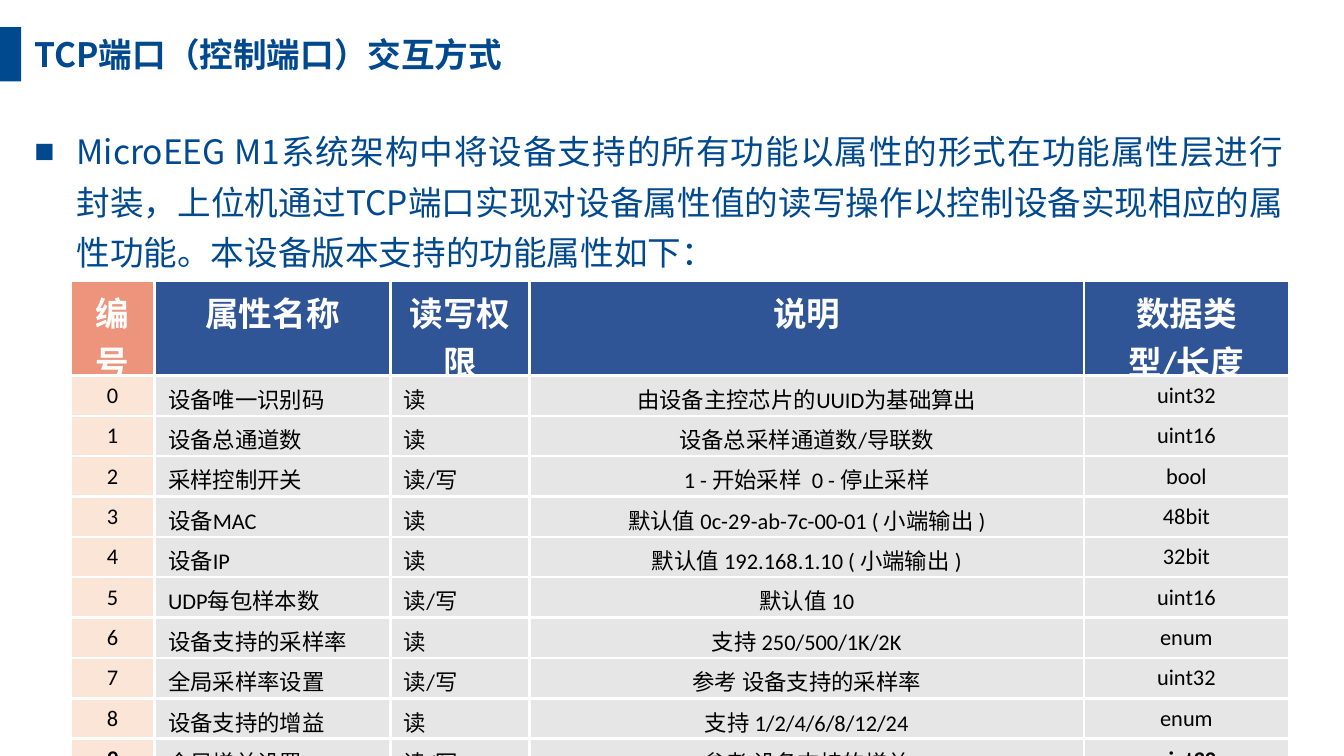
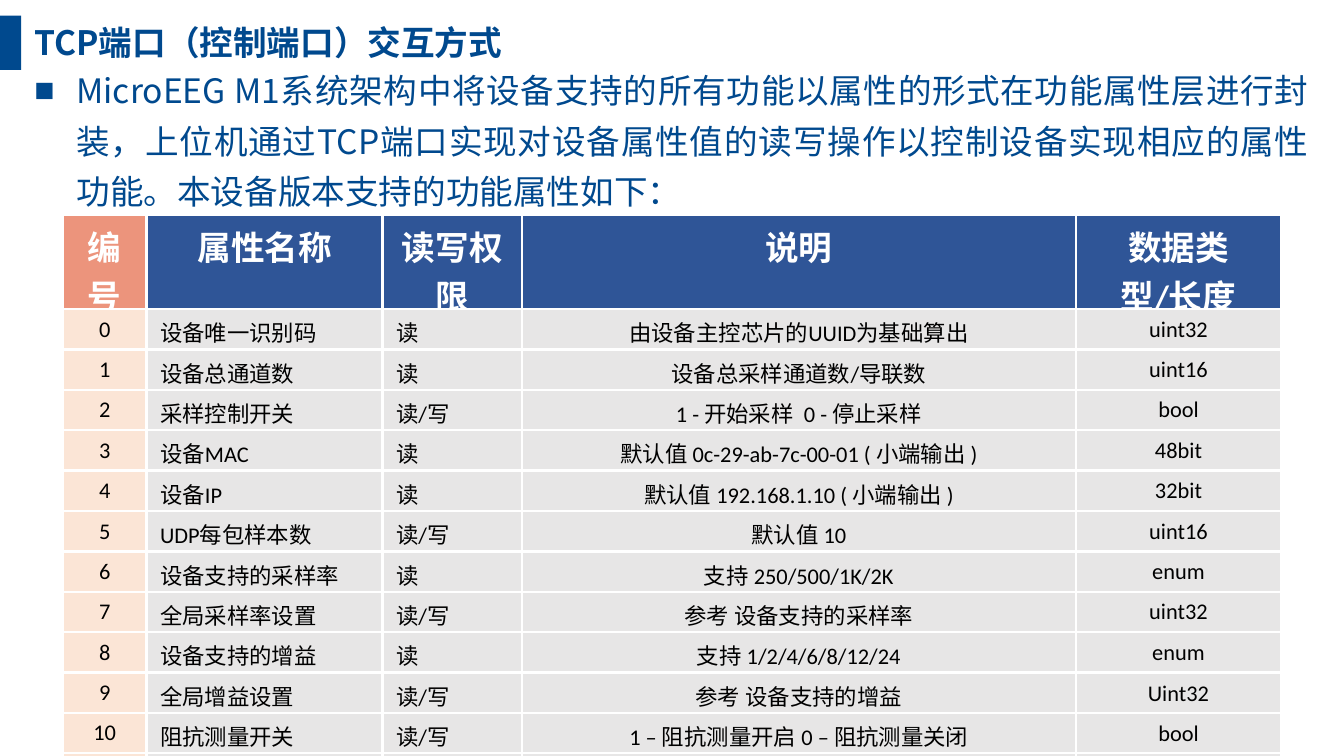
Before and after one commit to gjmsilly/MicroEEG, a slide deck: slide 4 of Info/MicroEEG以太网版通讯协议v1.4.pptx. Drawn at 1344x756 pixels with LibreOffice and Linux fonts; fonts in the diff are those of the drawing. Boxes give left, top, right and bottom in pixels: in the first picture for what was removed or moved away, otherwise in the second. Text is boxed around its words. In the diff, an @@ line names an element or a change of style, - is before the commit and + after.

Commit message:
[ADD] 阻抗测量 undone

```diff
--- a/Info/MicroEEG以太网版通讯协议v1.4.pptx
+++ b/Info/MicroEEG以太网版通讯协议v1.4.pptx
@@ rectangle: place and size @@
-rectangle at bbox=[0, 27, 22, 81]
+rectangle at bbox=[0, 16, 22, 70]
@@ text "TCP端口（控制端口）交互方式": place and size @@
-text "TCP端口（控制端口）交互方式" at bbox=[34, 38, 502, 71]
+text "TCP端口（控制端口）交互方式" at bbox=[34, 26, 502, 59]
@@ text "MicroEEG M1系统架构中将设备支持的所有功能以属性的形式在功能属性层进行封装，上位机通过TCP端口实现对设备属性 ..." rewrapped from bbox=[77, 138, 1284, 268] to bbox=[76, 77, 1308, 207] @@
@@ table at bbox=[63, 215, 1282, 751] @@
-row 11: 9 | 全局增益设置 | 读/写 | 参考 设备支持的增益 | uint32
+row 11: 9 | 全局增益设置 | 读/写 | 参考 设备支持的增益 | Uint32
+row 12: 10 | 阻抗测量开关 | 读/写 | 1 – 阻抗测量开启 0 – 阻抗测量关闭 | bool
+row 13: 11 | 所有通道阻抗测量值 | 读 |  | Uint32 * 总通道数
@@ table: place and size @@
-table at bbox=[71, 281, 1290, 737]
+table at bbox=[63, 215, 1282, 751]
```
Also in this commit, not shown: 18 other files.
